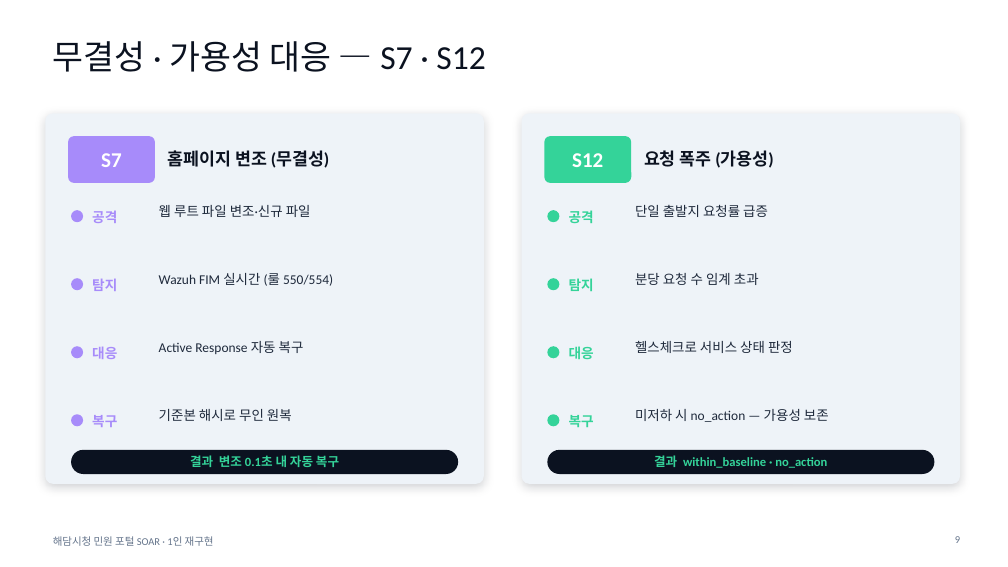
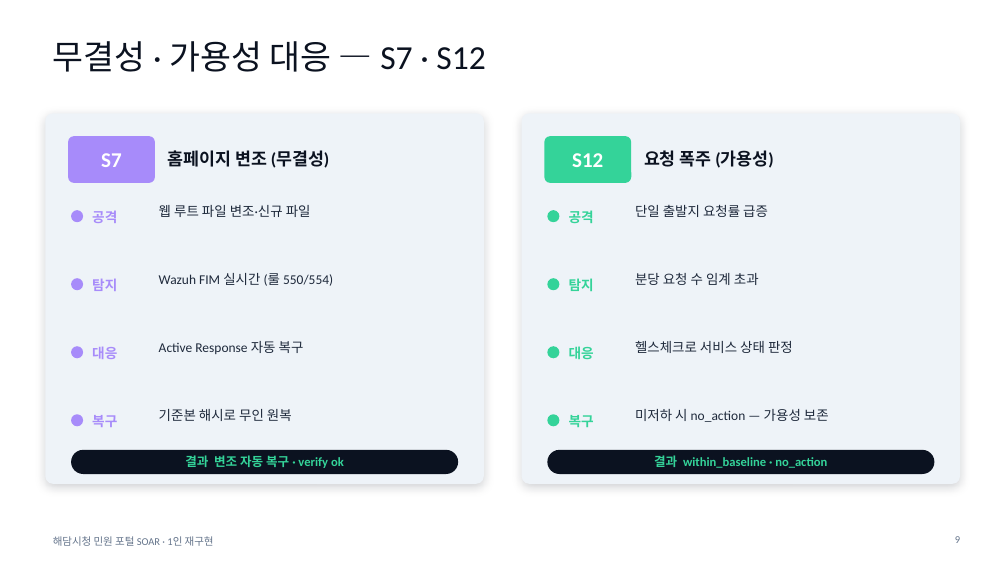
Before and after one commit to shk12170-dev/haedam-soar-portfolio, a slide deck: slide 9 of docs/portfolio/haedam-soar-portfolio.pptx. Drawn at 1008x567 pixels with LibreOffice and Linux fonts; fonts in the diff are those of the drawing. Boxes give left, top, right and bottom in pixels: in the first picture for what was removed or moved away, otherwise in the second. Text is boxed around its words. In the diff, an @@ line names an element or a change of style, - is before the commit and + after.

```diff
--- a/docs/portfolio/haedam-soar-portfolio.pptx
+++ b/docs/portfolio/haedam-soar-portfolio.pptx
@@ text at [185,455,344,468]: text changed @@
-결과 변조 0.1초 내 자동 복구
+결과 변조 자동 복구 · verify ok
```
Also in this commit, not shown: 7 other slides changed, 6 other files.
